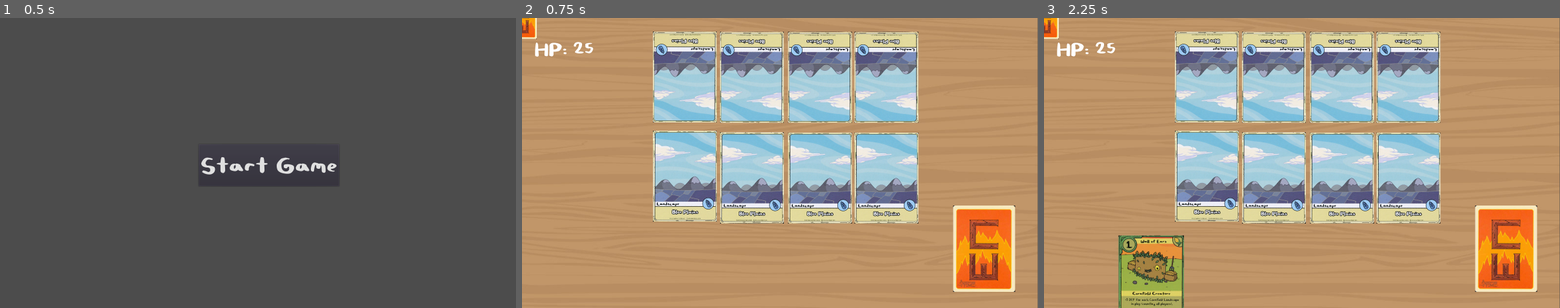
Above: before the commit, frames 1-3 (left to right).
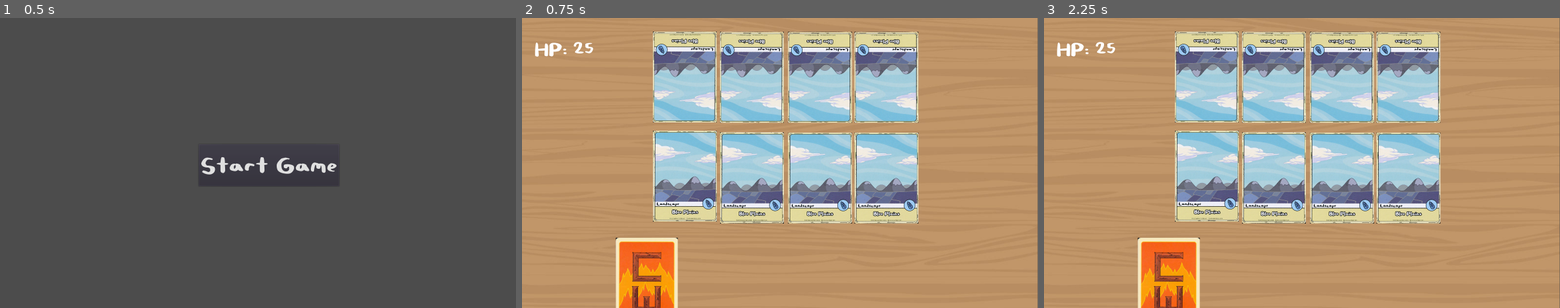
Above: after the commit, the same moments.

Repository: 641i130/card-wars-online
Game: Godot game, scene res://scenes/menu.tscn
Same seed, same stepped clock (60 frames per second), same inputs: the game is played once before the commit and once after it.
Inputs (mouse positions are in pixels of both pictures, inside the frame that each line leads up to):
- Up to frame 1 (0.5 s): no input
- Up to frame 2 (0.75 s): click "Start Game" at 0.5 s
- Up to frame 3 (2.25 s): tap Enter at 1.25 s; drag from (1126, 296) to (1461, 194) at 1.27 s; tap Space at 2 s; drag from (1508, 250) to (1461, 194) at 2.02 s

Frame 1 is identical in both runs. In frame 2, 6.8% of the frame differs, in the area x 0-96%, y 0-100%; in frame 3, 7.7%.
Error after the commit: Invalid call to function 'instance' in base 'PackedScene'. Expected 1 arguments. (res://scripts/table.gd:28)

Commit message:
Still fixing the Card class. Movement and hand drawing is annoying to get right.

Diff:
--- a/godot/Card.tscn
+++ b/godot/Card.tscn
@@ -17,3 +17,5 @@
 
 [node name="CollisionShape2D" type="CollisionShape2D" parent="Card"]
 shape = SubResource( 1 )
+
+[connection signal="mouse_entered" from="Card" to="Card" method="_on_Card_mouse_entered"]
--- a/godot/scripts/Card.gd
+++ b/godot/scripts/Card.gd
@@ -9,25 +9,26 @@
 var cost
 
 func _ready():
-	self.connect("mouse_entered",self,"onMouseOverlap")
-
-func onMouseOverlap():
-	"Placeholder for hover zoom in like Pokemon?"
 	pass
 
-func _on_Area2D_input_event(viewport, event, shape_idx):
+func _on_Area2D_input_event(_viewport, event, _shape_idx):
 	if event is InputEventMouseButton and event.button_index == BUTTON_LEFT and event.is_pressed():
 		# If mouse click left button then give player a card
 		print("Clicked " + ctype)
 
-	if event.type is InputEvent.MOUSE_B:
-		"Enlarge self if mouse hovers"
-		print("Hover!")
+func _on_Card_mouse_entered():
+	#Enlarge self if mouse hovers
+	print("Hover!")
+	self.get_node("Card/Card").scale = Vector2(2, 2)
+
+func _init(in_id=0,in_x=255,in_y=100):
+	"Card class takes ID and sets other values from imported CSV"
+	# name,description,card_type,landscape,cost,atk,def,ability,deck_info,image_name
+	var cardloc = Vector2(-1300, in_y)
+	cardloc.x += in_x
+	self.global_position = cardloc
 
 
-func _init(in_id=0,in_x=255,in_y=255):
-	"Card class takes ID and sets other values from imported CSV"
-	# name,description,card_type,landscape,cost,atk,def,ability,deck_info,image_name
 	id = in_id
 	ctype = _c.cardsall[id][2]
 	landscape = _c.cardsall[id][3]
--- a/godot/scripts/draggy.gd
+++ b/godot/scripts/draggy.gd
@@ -7,19 +7,15 @@
 func _ready():
 	connect("dragsignal",self,"_set_drag_pc")
 
-
-func _process(delta):
+func _process(_delta):
 	if dragging:
 		var mousepos = get_viewport().get_mouse_position()
 		self.position = Vector2(mousepos.x, mousepos.y)
 
-
-
 func _set_drag_pc():
 	dragging=!dragging
 
-
-func _on_One_input_event(viewport, event, shape_idx):
+func _on_One_input_event(_viewport, event, _shape_idx):
 	if event is InputEventMouseButton:
 		if event.button_index == BUTTON_LEFT and event.pressed:
 			emit_signal("dragsignal")
--- a/godot/scripts/game.gd
+++ b/godot/scripts/game.gd
@@ -1,22 +1,10 @@
 extends Node2D
 
-
-# Declare member variables here. Examples:
-# var a = 2
-# var b = "text"
-
-
-# Called when the node enters the scene tree for the first time.
 func _ready():
 	set_process(true)
 
 
 # Exit game when press ESC for ease of debugging
-func _process(delta):
+func _process(_delta):
 	if Input.is_action_pressed("key_exit"):
 		get_tree().quit()
-
-
-# Called every frame. 'delta' is the elapsed time since the previous frame.
-#func _process(delta):
-#	pass
--- a/godot/scripts/menu.gd
+++ b/godot/scripts/menu.gd
@@ -1,7 +1,7 @@
 extends Node2D
 
 # Exit game when press ESC for ease of debugging
-func _process(delta):
+func _process(_delta):
 	if Input.is_action_pressed("key_exit"):
 		get_tree().quit()
 
--- a/godot/scripts/table.gd
+++ b/godot/scripts/table.gd
@@ -1,20 +1,19 @@
 extends Area2D
 #extends "res://scripts/decklists.gd"
-
 # When loaded, set this variable to the  sprite in the player's hand
 onready var hand = [[0, null],[1, null], [2, null],[3, null],[4, null]]
-
 onready var playersdeck = []
 onready var handar = []
-onready var discard = []
+var discard = []
 var rng = RandomNumberGenerator.new()
-onready var counter = 0
-var card_loc = Vector2(-1300, 100)
+var counter = 0
+var cardx = -1300
+
 func _ready():
 	genDeck()
 
 "Draw from deck again"
-func _on_Area2D_input_event(viewport, event, shape_idx):
+func _on_Area2D_input_event(_viewport, event, _shape_idx):
 	"When clicked on deck, draw a card from the deck into hand"
 	if event is InputEventMouseButton and event.button_index == BUTTON_LEFT and event.is_pressed():
 		# If mouse click left button then give player a card
@@ -25,7 +24,8 @@
 
 func genCard(id):
 	"Inits card from class and returns it"
-	return load("res://Card.tscn").instance(id) # init method
+	cardx+=200
+	return load("res://Card.tscn").instance(id,cardx) # init method
 
 func genDeck():
 	# Generate player's deck
@@ -62,11 +62,8 @@
 		var cid = rng.randi_range(0, playersdeck.size()-1)
 		# Remove card from deck
 		# Add card to hand
-		var rand_card = load("res://assets/cards/" +str(playersdeck[cid])+ ".jpg" )
-		var game = load("res://game.tscn")
+		var rand_card = load("res://assets/cards/" +str(playersdeck[cid])+ ".jpg")
 		var newcard = genCard(cid)
-		card_loc.x += 200
-		newcard.global_position = card_loc
 		newcard.get_node("Card/Card").set_texture(rand_card)
 		newcard.get_node("Card/Card").scale = Vector2(0.55, 0.55)
 		add_child_below_node(get_tree().get_root().get_node("Desk"),newcard)
